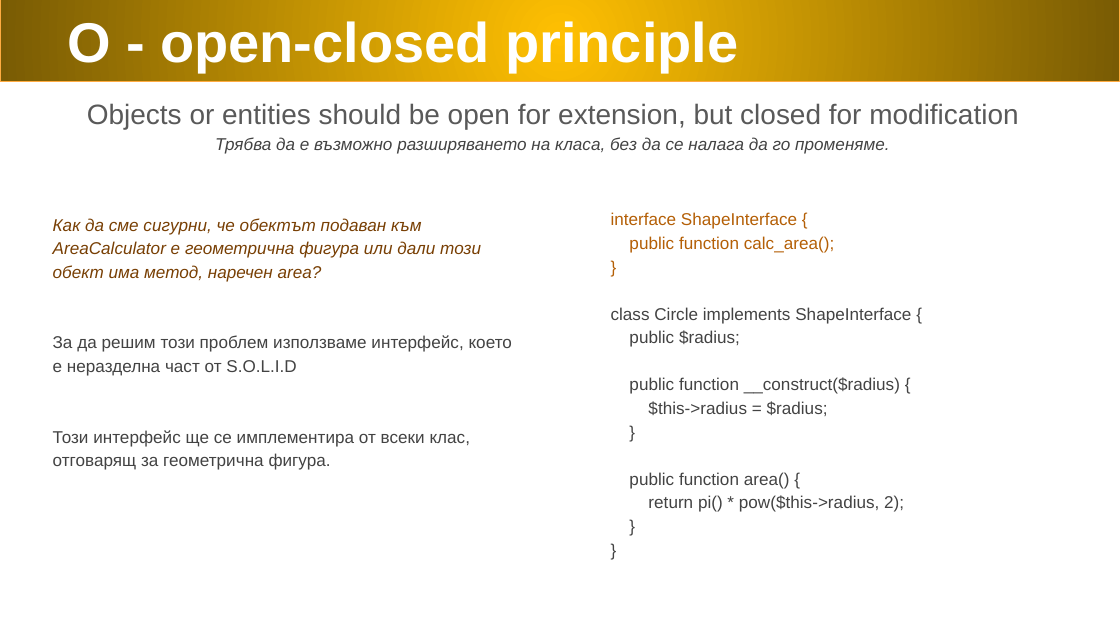
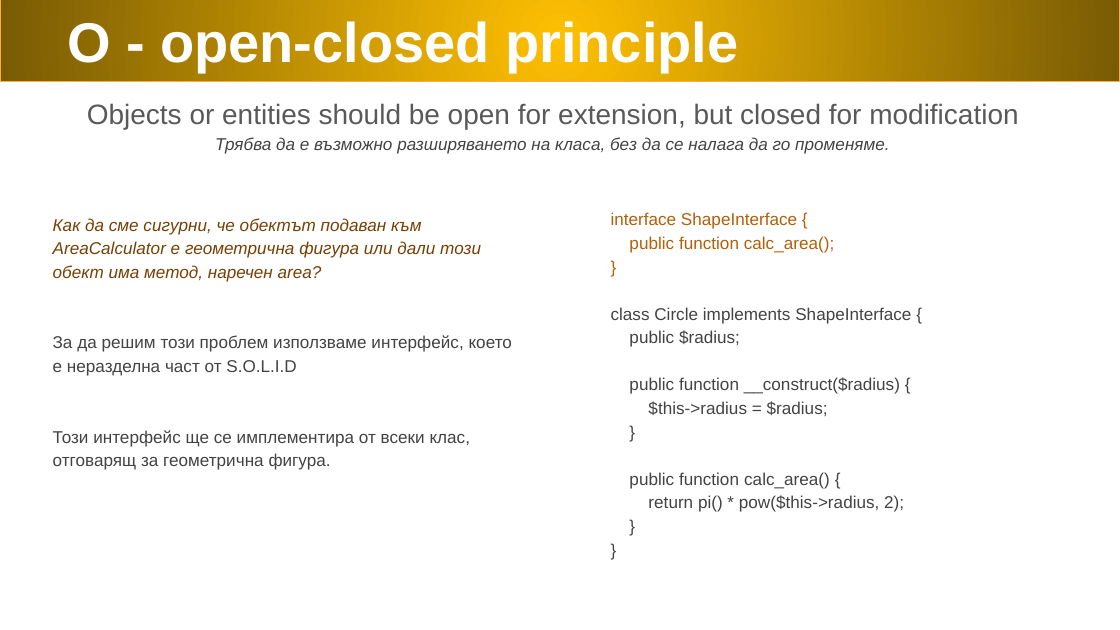
Before and after one commit to VratsaSoftware/php18, a slide deck: slide 13 of 04_PHP_OOP_and_MVC/05_oop_SOLID/Slides/solid.pptx. Drawn at 1120x630 pixels with LibreOffice and Linux fonts; fonts in the diff are those of the drawing. Boxes give left, top, right and bottom in pixels: in the first picture for what was removed or moved away, otherwise in the second. Text is boxed around its words. In the diff, an @@ line names an element or a change of style, - is before the commit and + after.

```diff
--- a/04_PHP_OOP_and_MVC/05_oop_SOLID/Slides/solid.pptx
+++ b/04_PHP_OOP_and_MVC/05_oop_SOLID/Slides/solid.pptx
@@ text at box(611, 212, 911, 512): text changed @@
-interface ShapeInterface {
-public function calc_area();
-}
-class Circle implements ShapeInterface {
-public $radius;
-public function __construct($radius) {
-$this->radius = $radius;
-}
-public function area() {
-return pi() * pow($this->radius, 2);
-}
-}
+interface ShapeInterface {
+public function calc_area();
+}
+class Circle implements ShapeInterface {
+public $radius;
+public function __construct($radius) {
+$this->radius = $radius;
+}
+public function calc_area() {
+return pi() * pow($this->radius, 2);
+}
+}
```
Also in this commit, not shown: 1 other slide changed, 1 other file.
